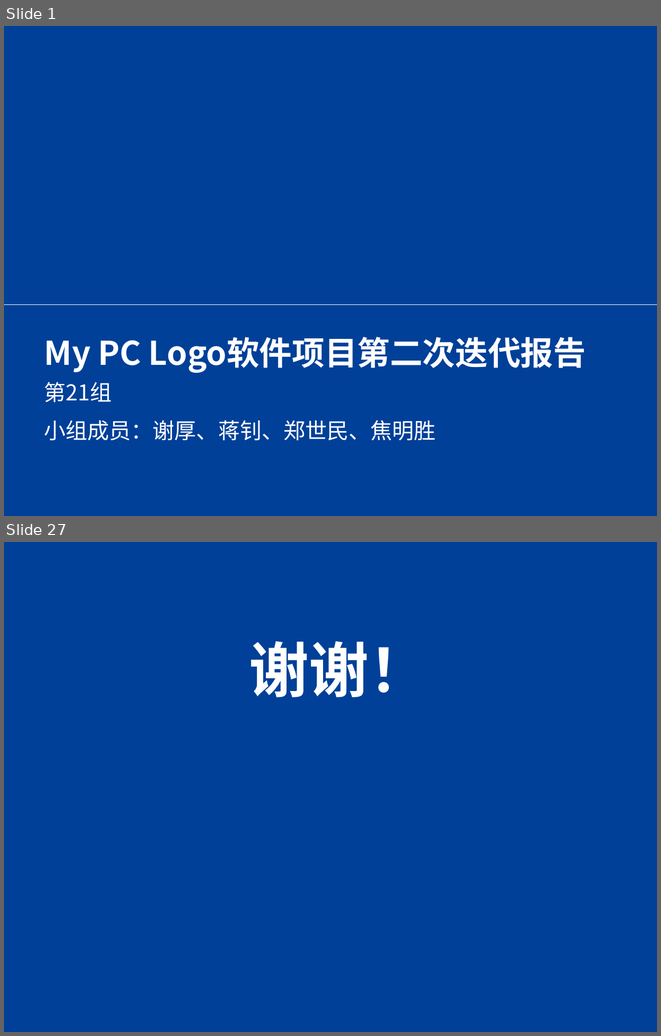
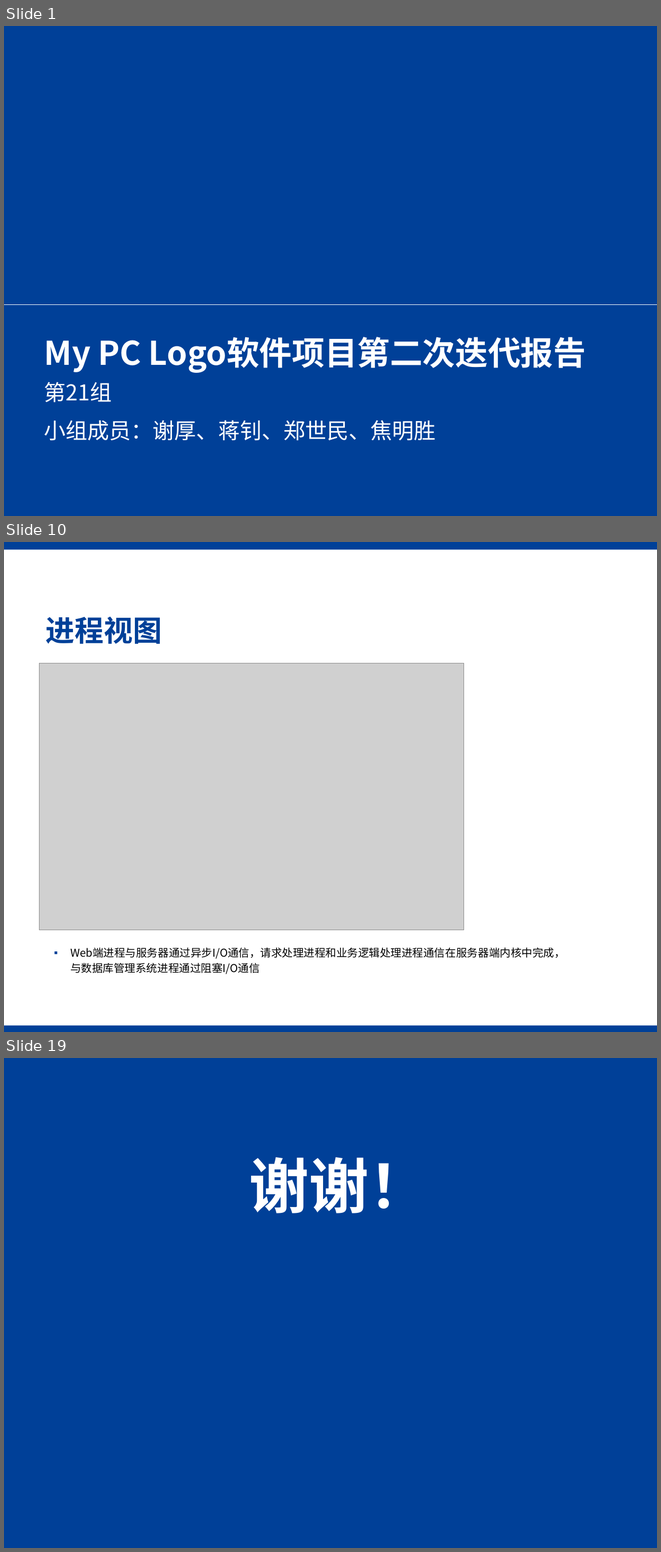
Before and after one commit to SJTU-SEP-21/SEP-21, a slide deck: TecPrototype/文档/迭代二答辩.pptx. Shown one above the other, each under a label of ours: slides 1 and 27 before the commit, slides 1, 10 and 19 after it; the slides between them are not shown. The pictures are 661x1036 and 661x1552 pixels, drawn with LibreOffice and Linux fonts; fonts in the diff are those of the drawing; grey boxes stand for pictures; background and template pictures are left out. Boxes give left, top, right and bottom in pixels: in the first picture for what was removed or moved away, otherwise in the second. Text is boxed around its words. In the diff, an @@ line names an element or a change of style, - is before the commit and + after.

```diff
--- a/TecPrototype/文档/迭代二答辩.pptx
+++ b/TecPrototype/文档/迭代二答辩.pptx
@@ slide 10 added at (4,542,657,1032), background #FFFFFF @@
@@ rectangle added at (4,542,657,550), fill #004098 @@
@@ title added at (46,616,162,644), 32 pt, text #004098, bold @@
+进程视图
@@ picture added at (40,663,464,929) @@
@@ text added at (70,947,565,974), 12 pt, text #000000 @@
+▪ Web端进程与服务器通过异步I/O通信，请求处理进程和业务逻辑处理进程通信在服务器端内核中完成，与数据库管理系统进程通过阻塞I/O通信
@@ rectangle added at (4,1025,657,1032), fill #004098 @@
@@ what was slide 27 is now slide 19 @@
```
Also in this commit, not shown: 8 slides changed, 8 other slides added, 17 slides removed, 10 other files.
